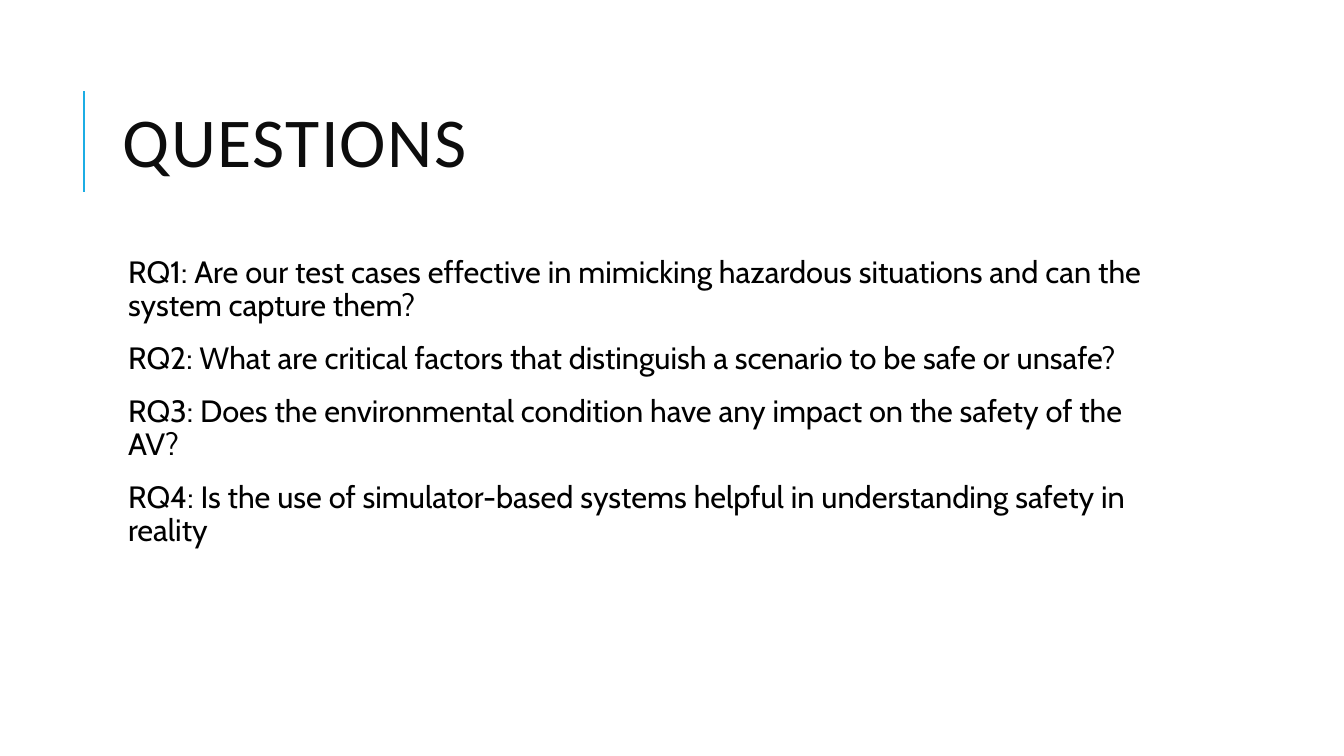
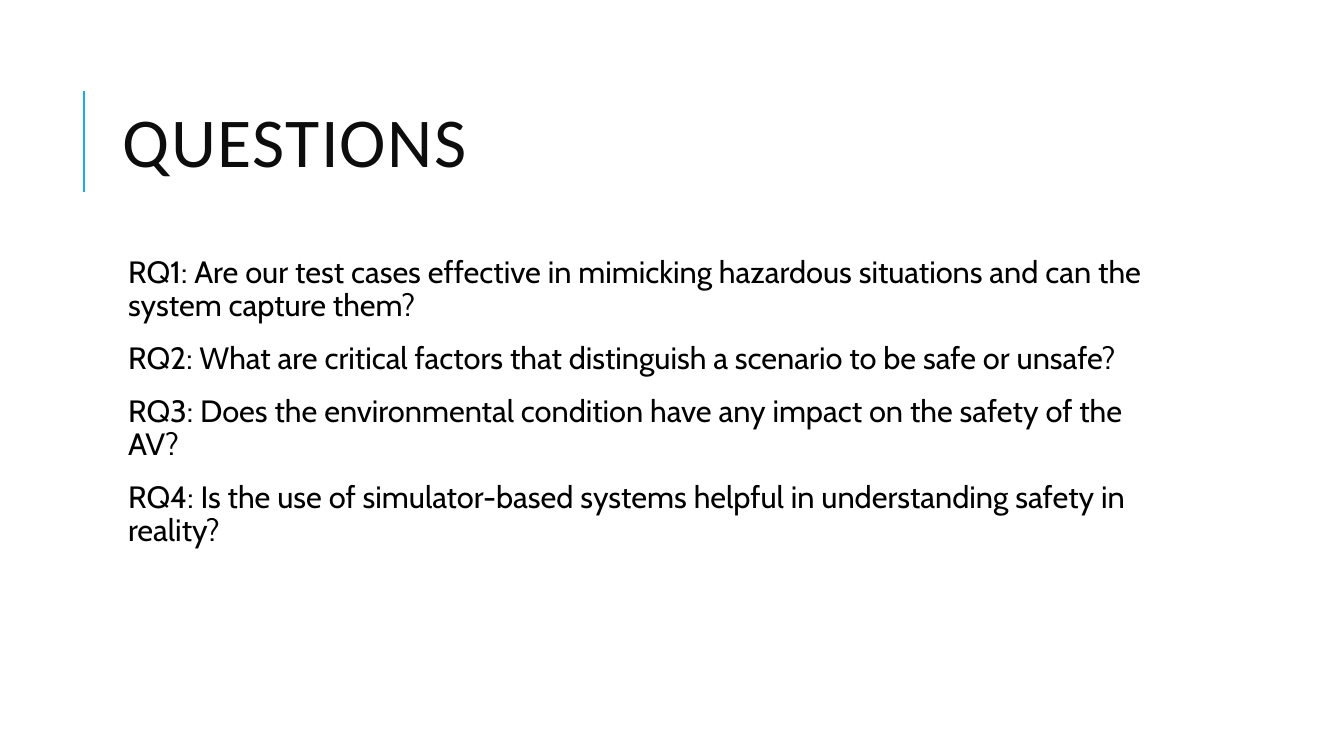
Before and after one commit to Swinburne-AV-Challenge-2021/Deliverable2, a slide deck: slide 3 of presentation/AVTest-Swinburne.pptx. Drawn at 1344x756 pixels with LibreOffice and Linux fonts; fonts in the diff are those of the drawing; background and template pictures are left out. Boxes give left, top, right and bottom in pixels: in the first picture for what was removed or moved away, otherwise in the second. Text is boxed around its words. In the diff, an @@ line names an element or a change of style, - is before the commit and + after.

```diff
--- a/presentation/AVTest-Swinburne.pptx
+++ b/presentation/AVTest-Swinburne.pptx
@@ text at bbox=[128, 485, 1125, 548]: text changed @@
-  RQ4: Is the use of simulator-based systems helpful in understanding safety in reality
+  RQ4: Is the use of simulator-based systems helpful in understanding safety in reality?
```
Also in this commit, not shown: 7 other slides changed, 8 slides added.
